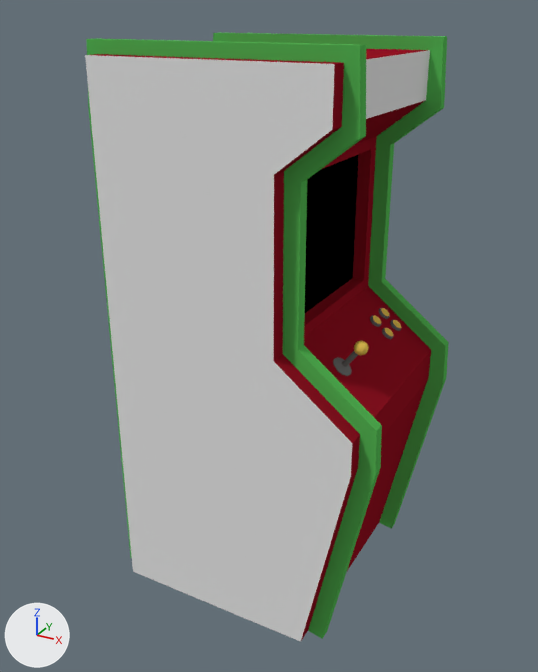
The Blender file Modelos e Artes 3D/Decorações 3D/Sala de Jogos/Arcade.blend: old version first, new version second.
Rendered twice from a camera (50 mm lens) standing at (3.31, -5.97, 4.5) and looking at (0.09, -0.12, 1.58). The lights are fixed; the arrows at lower left show +X, +Y and +Z.

Objects in the first picture: 'Botoes', 'machine', 'machine_Tela'.
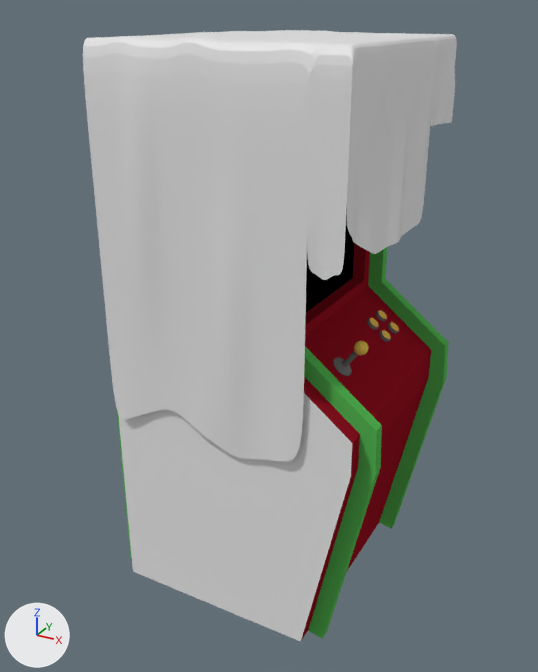
Edits to the bpy script that builds the scene:
```text
Add me_plane:
    me_plane.from_pydata(...)  # 433 vertices, 384 faces; spans x -1.05..1.39, y -1.07..1.0, z -3.43..0.11
Change ob_botoes:
    ob_botoes.location: (1.04, 0.59, 1.63) -> (1.04, 0.51, 1.63)
Add ob_pano:
    ob_pano = bpy.data.objects.new('Pano', me_plane)
    ob_pano.location = (0.0, 0.0, 4.29)
    ob_pano.scale = (1.0, 1.2, 1.0)
    _m = ob_pano.modifiers.new('Subdivision', 'SUBSURF')
```

Boxes (x1, y1, x2, y2) around the edits, measured in the pictures (538 x 672 px):
'Pano', added: after (83, 30, 457, 462)
'Botoes', moved: before (370, 308, 401, 339); after (367, 310, 399, 342)
'machine', unchanged, covered by the edit: before (85, 33, 449, 642); after (117, 243, 449, 642)
'machine_Tela', unchanged, covered by the edit: before (305, 154, 359, 313); after (306, 208, 354, 312)
